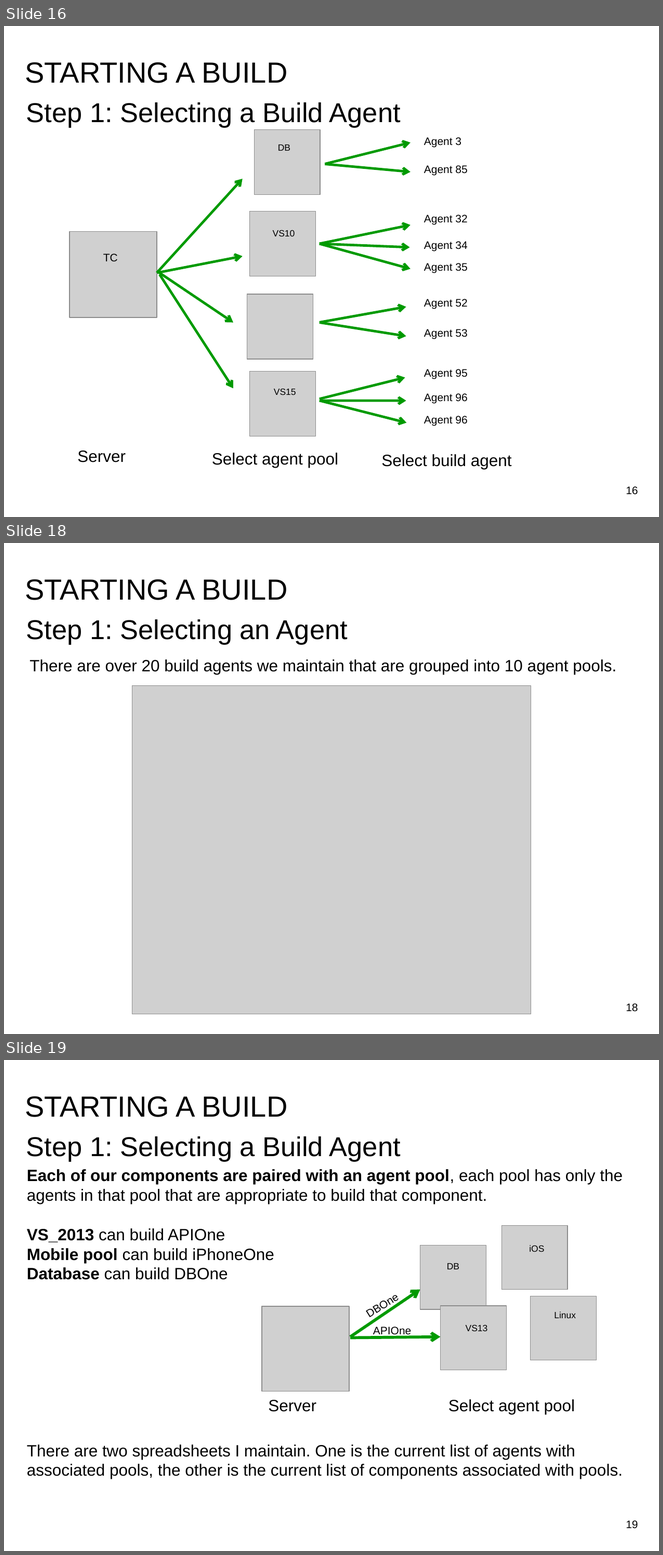
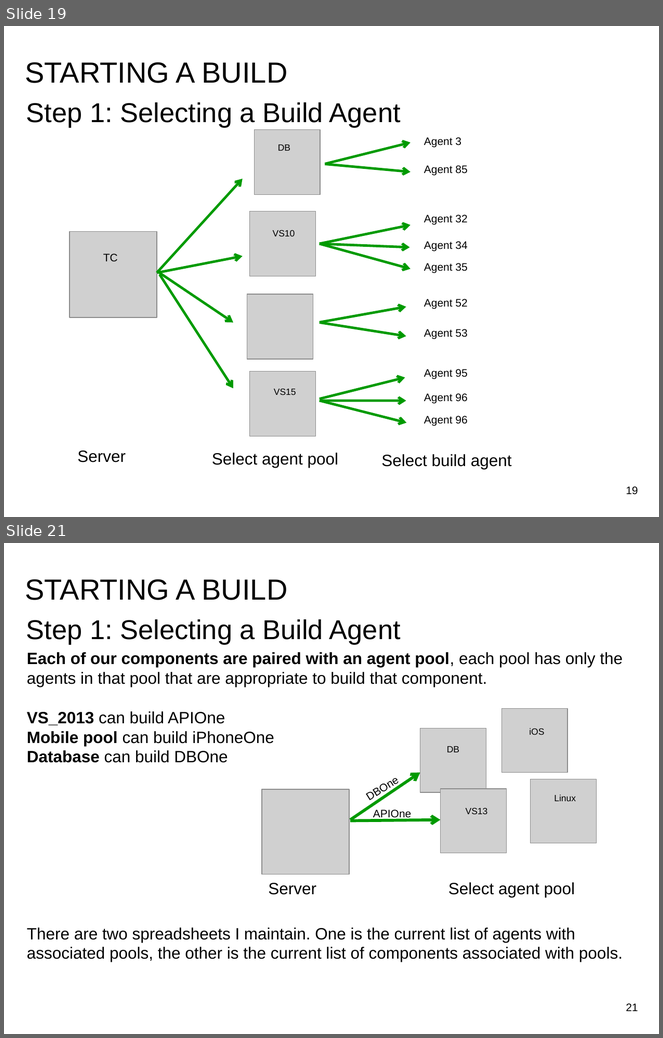
Before and after one commit to JessJustice/Prezi, a slide deck: Build System Overview.odp. Shown one above the other, each under a label of ours: slides 16, 18 and 19 before the commit, slides 19 and 21 after it; the slides between them are not shown. The pictures are 663x1555 and 663x1038 pixels, drawn with LibreOffice and Linux fonts; fonts in the diff are those of the drawing; grey boxes stand for pictures. Boxes give left, top, right and bottom in pixels: in the first picture for what was removed or moved away, otherwise in the second. Text is boxed around its words. In the diff, an @@ line names an element or a change of style, - is before the commit and + after.

```diff
--- a/Build System Overview.odp
+++ b/Build System Overview.odp
@@ slide 18 removed at box(4, 543, 659, 1034), background #FFFFFF @@
@@ title removed at box(25, 579, 288, 600) @@
-STARTING A BUILD
@@ text removed at box(26, 619, 348, 645) @@
-Step 1: Selecting an Agent
@@ text removed at box(29, 659, 617, 675) @@
-There are over 20 build agents we maintain that are grouped into 10 agent pools.
@@ picture removed at box(132, 686, 531, 1014) @@
@@ page number removed at box(626, 1004, 638, 1012) @@
-18
@@ what was slide 16 is now slide 19 @@
@@ page number at box(626, 487, 638, 495): text changed @@
-16
+19
@@ what was slide 19 is now slide 21 @@
@@ page number at box(626, 1004, 638, 1012): text changed @@
-19
+21
```
Also in this commit, not shown: 2 slides changed, 4 slides added.
